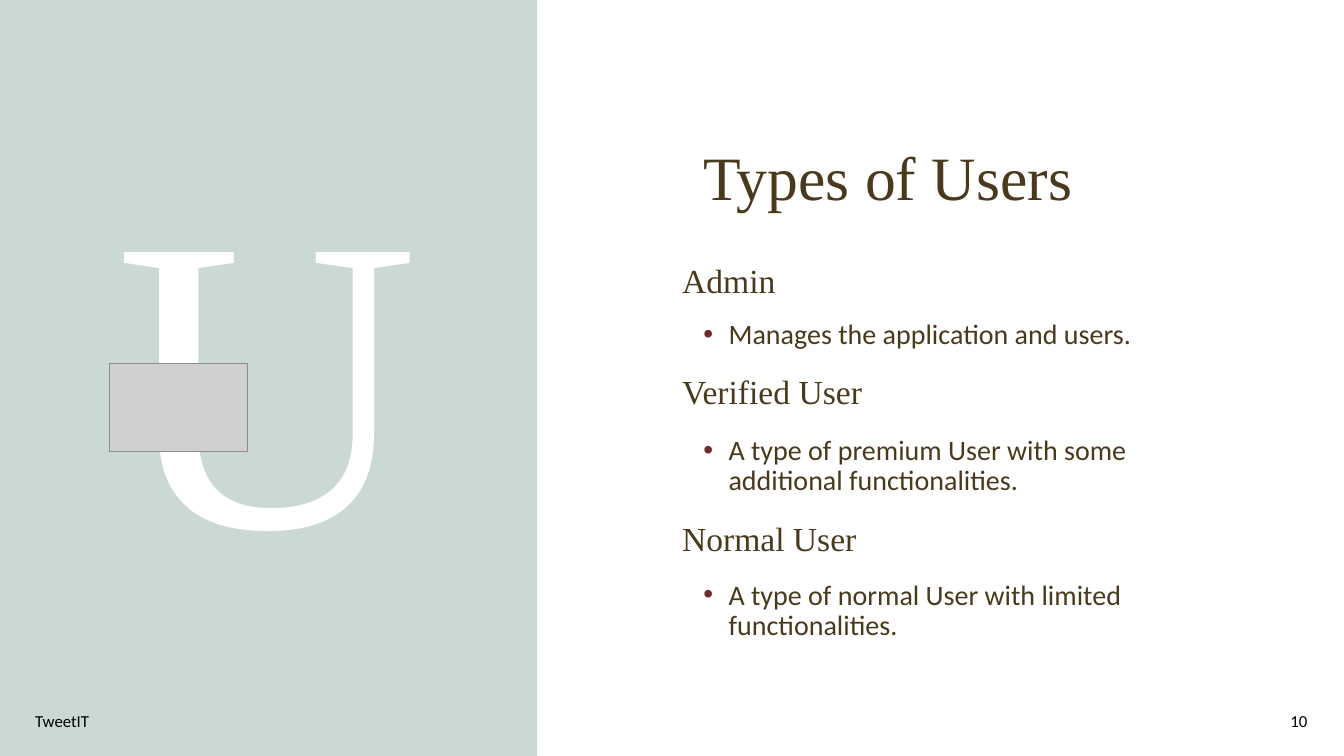
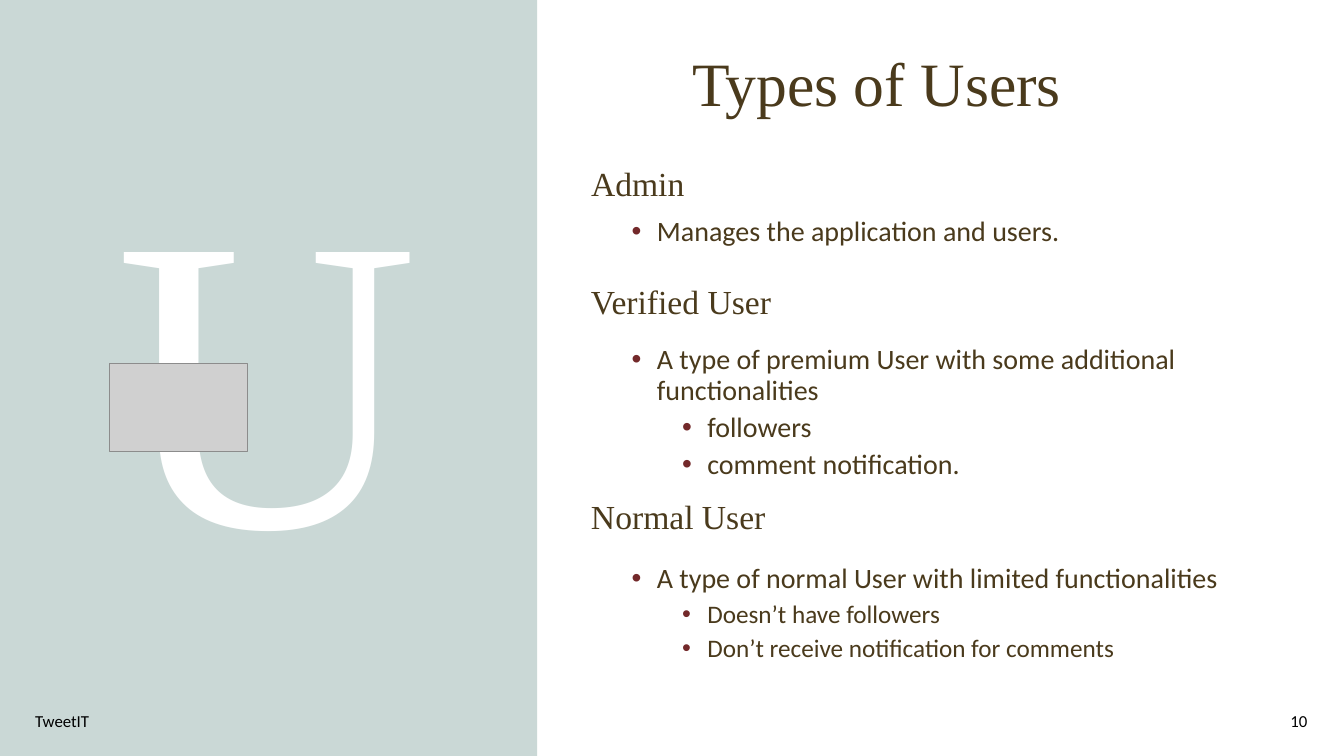
Before and after one commit to vineeladevoloper/casestudy-tweetIT, a slide deck: slide 10 of TWEET IT.pptx. Drawn at 1344x756 pixels with LibreOffice and Linux fonts; fonts in the diff are those of the drawing; grey boxes stand for pictures; background and template pictures are left out. Boxes give left, top, right and bottom in pixels: in the first picture for what was removed or moved away, otherwise in the second. Text is boxed around its words. In the diff, an @@ line names an element or a change of style, - is before the commit and + after.

```diff
--- a/TWEET IT.pptx
+++ b/TWEET IT.pptx
@@ title "Types of Users": place and size @@
-title "Types of Users" at [704,156,1072,212]
+title "Types of Users" at [692,62,1061,117]
@@ text "Admin": place and size @@
-text "Admin" at [682,269,775,294]
+text "Admin" at [591,172,684,197]
@@ text "Manages the application and users.": place and size @@
-text "Manages the application and users." at [729,324,1131,349]
+text "Manages the application and users." at [657,221,1059,246]
@@ text "Verified User": place and size @@
-text "Verified User" at [682,380,862,405]
+text "Verified User" at [591,290,771,315]
@@ text at [657,349,1175,474]: text changed @@
-• A type of premium User with some additional functionalities.
+• A type of premium User with some additional functionalities
+  • followers
+  • comment notification.
@@ text "Normal User": place and size @@
-text "Normal User" at [682,527,856,552]
+text "Normal User" at [591,505,765,530]
@@ text at [657,568,1218,657]: text changed; size 20 to 18 pt @@
-• A type of normal User with limited functionalities.
+• A type of normal User with limited functionalities
+  • Doesn’t have followers
+  • Don’t receive notification for comments
```
Also in this commit, not shown: 3 other slides changed.
